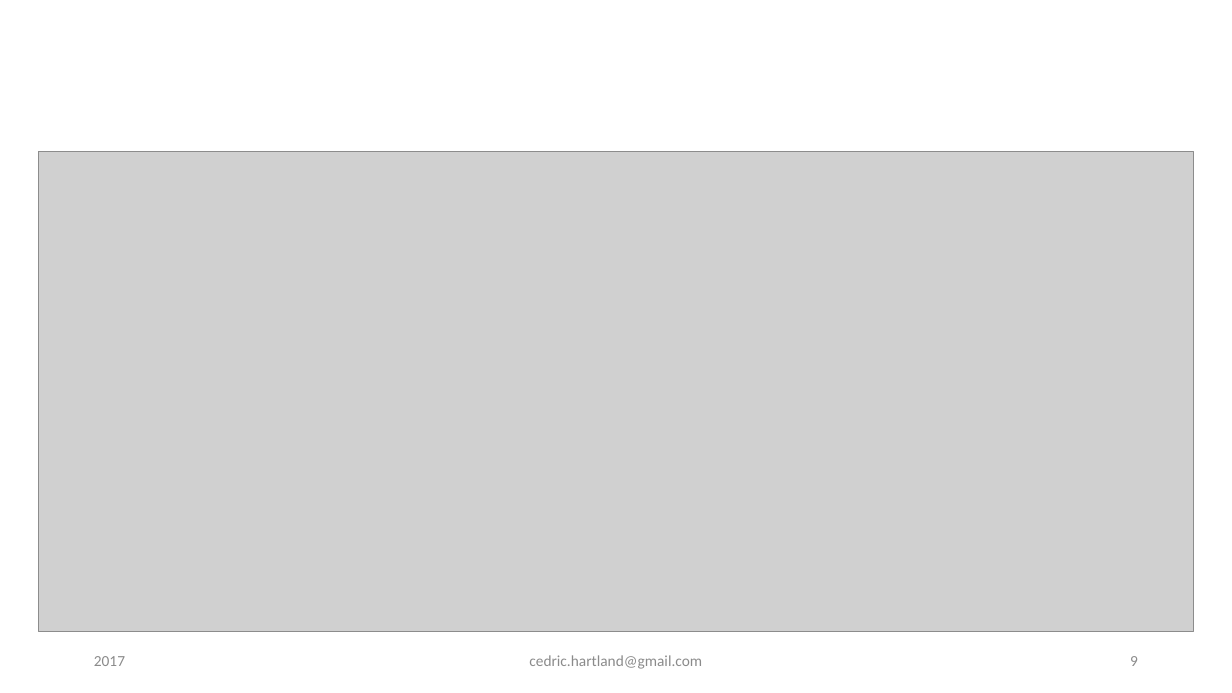
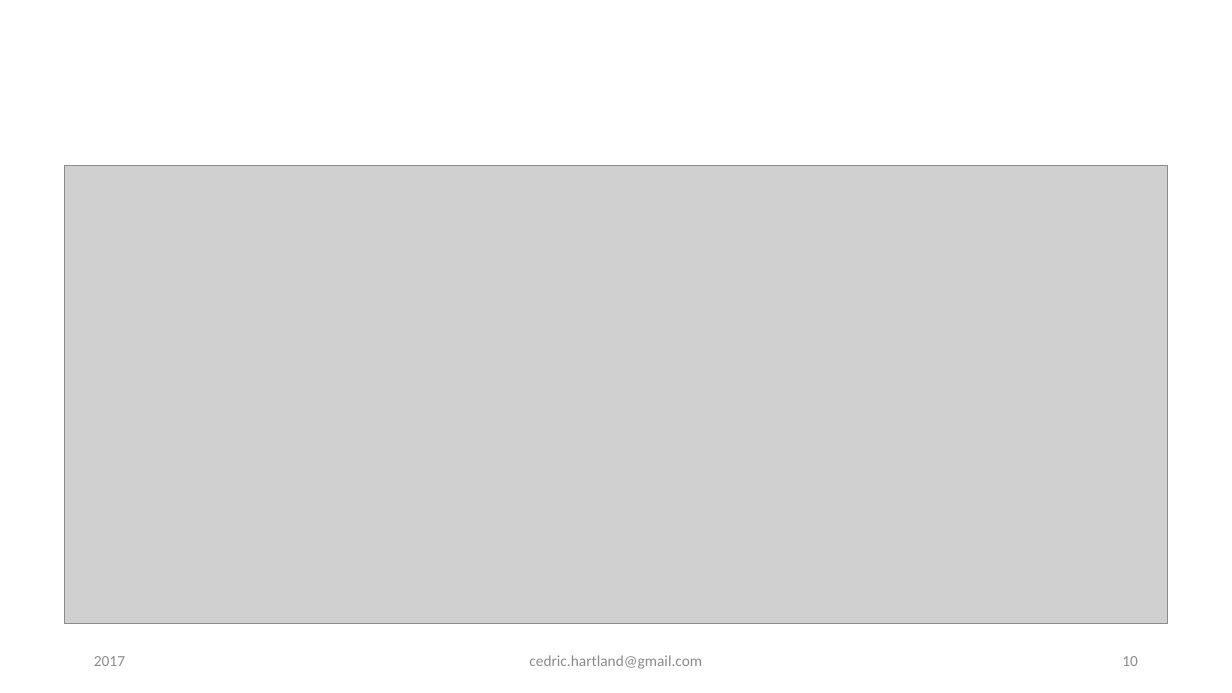
Before and after one commit to gigacool/react-redux-presentation, a slide deck: slide 10 of docs/React & Redux.pptx (slide 9 before the commit). Drawn at 1232x693 pixels with LibreOffice and Linux fonts; fonts in the diff are those of the drawing; grey boxes stand for pictures; background and template pictures are left out. Boxes give left, top, right and bottom in pixels: in the first picture for what was removed or moved away, otherwise in the second. Text is boxed around its words. In the diff, an @@ line names an element or a change of style, - is before the commit and + after.

```diff
--- a/docs/React & Redux.pptx
+++ b/docs/React & Redux.pptx
@@ picture: place and size @@
-picture at box(38, 152, 1194, 631)
+picture at box(64, 165, 1168, 624)
@@ page number at box(1122, 656, 1138, 666): text changed @@
-9
+10
```
Also in this commit, not shown: 6 other slides changed, 10 slides added, 2 other files.
